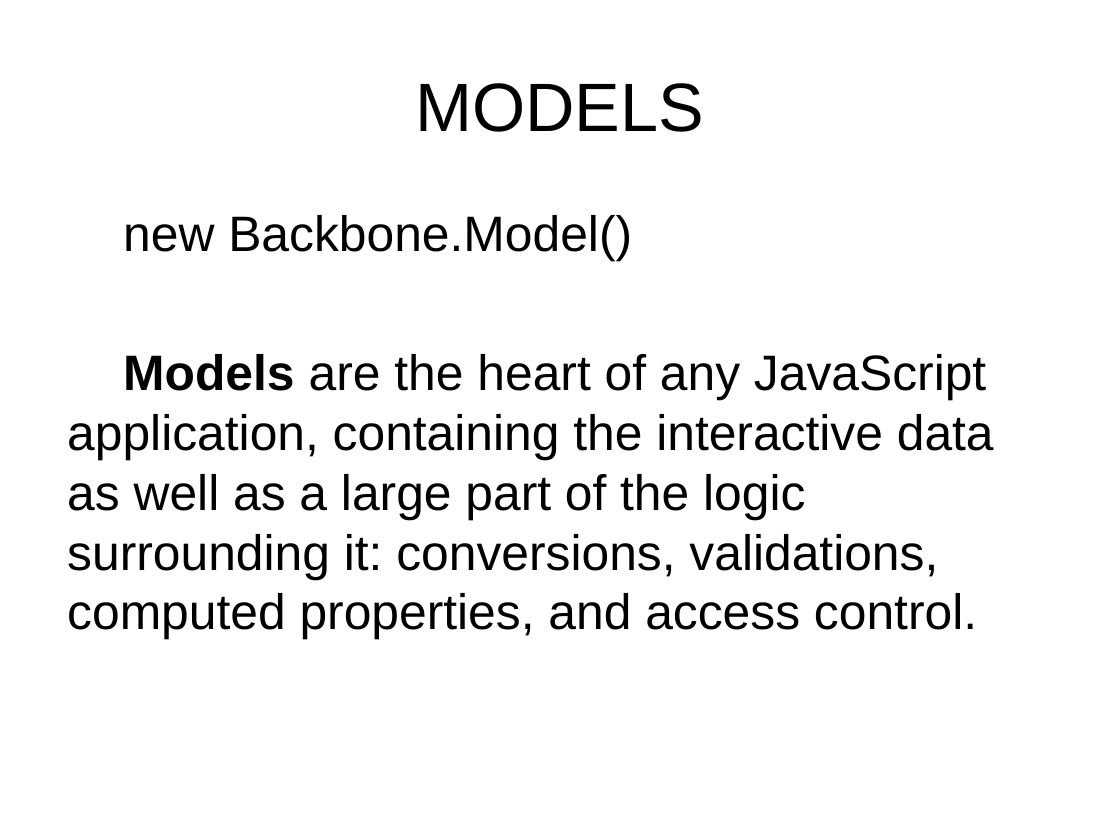
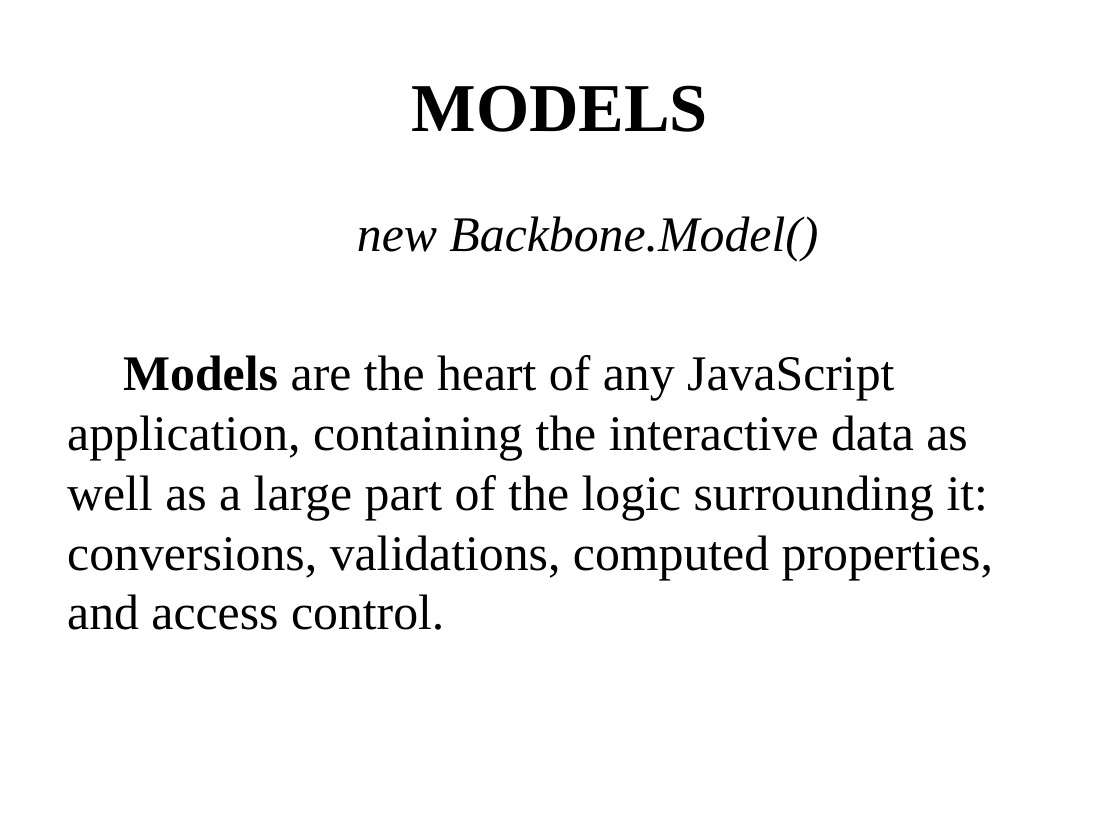
Before and after one commit to maivantan1992/DemoBackBone, a slide deck: slide 5 of DemoBackBone/src/main/resources/Slide/Backbone.pptx. Drawn at 1120x840 pixels with LibreOffice and Linux fonts; fonts in the diff are those of the drawing. Boxes give left, top, right and bottom in pixels: in the first picture for what was removed or moved away, otherwise in the second. Text is boxed around its words. In the diff, an @@ line names an element or a change of style, - is before the commit and + after.

```diff
--- a/DemoBackBone/src/main/resources/Slide/Backbone.pptx
+++ b/DemoBackBone/src/main/resources/Slide/Backbone.pptx
@@ title "MODELS" at (412,85,708,132): font Arial to Times New Roman, bold on @@
@@ text "new Backbone.Model()" at (67,216,993,630): font Arial to Times New Roman; italic on in "new Backbone.Model()"; alignment left to centre @@
```
Also in this commit, not shown: 17 other slides changed, 2 slides added, 2 slides removed, 1 other file.
